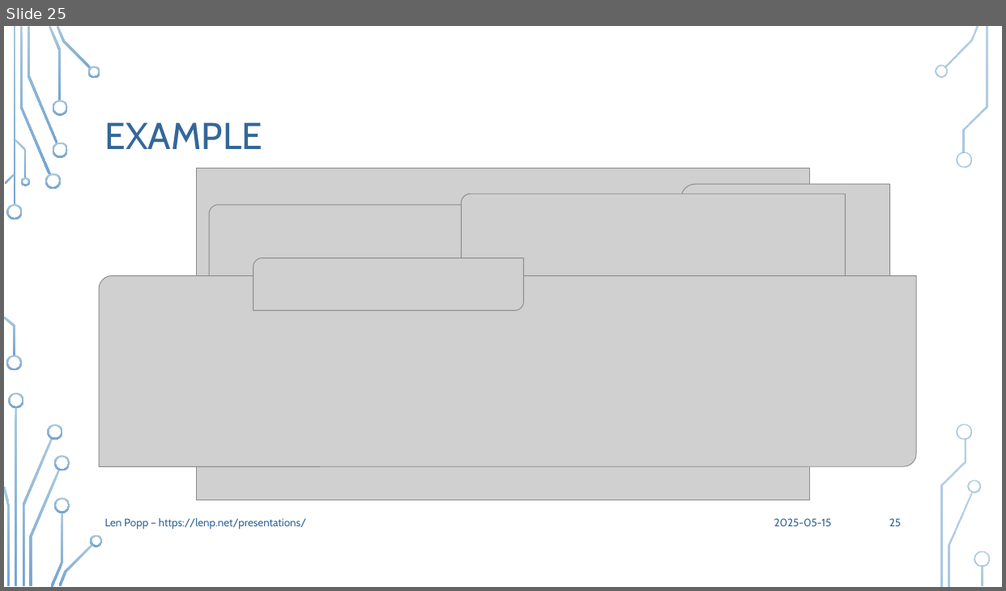
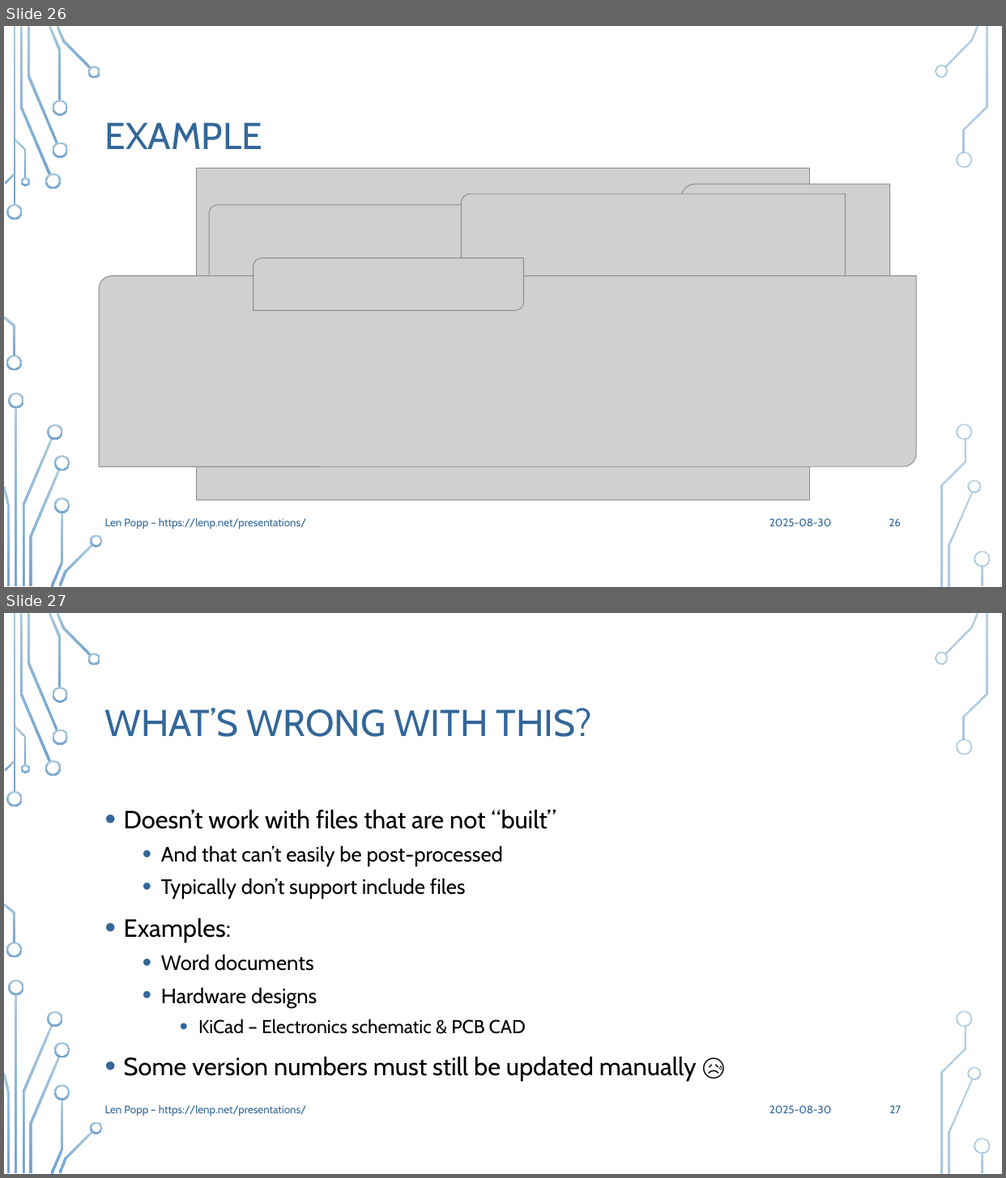
Before and after one commit to Len42/presentations, a slide deck: MakeVersionInfo/MakeVersionInfo.pptx. Shown one above the other, each under a label of ours: slide 25 before the commit, slides 26 and 27 after it. The pictures are 1006x591 and 1006x1178 pixels, drawn with LibreOffice and Linux fonts; fonts in the diff are those of the drawing; grey boxes stand for pictures; background and template pictures are left out. Boxes give left, top, right and bottom in pixels: in the first picture for what was removed or moved away, otherwise in the second. Text is boxed around its words. In the diff, an @@ line names an element or a change of style, - is before the commit and + after.

```diff
--- a/MakeVersionInfo/MakeVersionInfo.pptx
+++ b/MakeVersionInfo/MakeVersionInfo.pptx
@@ slide 27 added at [4, 613, 1002, 1174], background picture (left out); not listed: 36 template elements that a slide beside it also shows @@
@@ title added at [105, 708, 592, 737], 36 pt, text #336799 @@
+WHAT’S WRONG WITH THIS?
@@ text added at [124, 810, 697, 1081], 20 pt, text #000000 @@
+• Doesn’t work with files that are not “built”
+  • And that can’t easily be post-processed
+  • Typically don’t support include files
+• Examples:
+  • Word documents
+  • Hardware designs
+    • KiCad – Electronics schematic & PCB CAD
+• Some version numbers must still be updated manually 😥
@@ text added at [105, 1105, 306, 1116], 10.5 pt, text #336799 @@
+Len Popp – https://lenp.net/presentations/
@@ text added at [769, 1105, 832, 1114], 10.5 pt, text #336799 @@
+2025-08-30
@@ page number added at [889, 1105, 901, 1114], 10.5 pt, text #336799 @@
+27
@@ what was slide 25 is now slide 26 @@
@@ slide 26 changed as well @@
@@ text at [769, 518, 832, 527]: text changed @@
-2025-05-15
+2025-08-30
@@ page number at [889, 518, 901, 527]: text changed @@
-25
+26
```
Also in this commit, not shown: 26 other slides changed, 1 other slide added, 5 other files.
